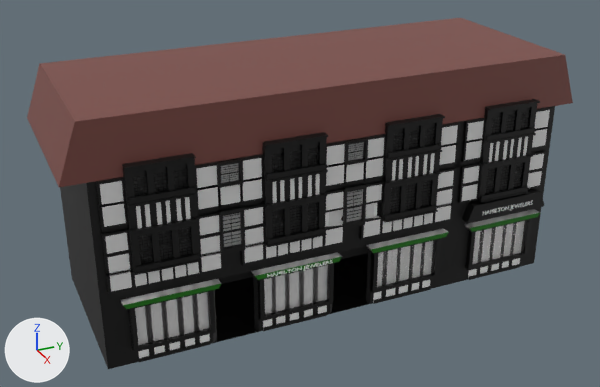
Two versions of the glTF model src/components/objects/Hjewelers/Hjewelers.gltf, one commit apart.
Rendered twice from a 50 mm camera at (119.7, -234.1, 110.0) aimed at (-52.1, -156.8, 24.1). Arrows for +X, +Y and +Z are at lower left; the lights stay in place. Where no turn or scale is listed for an object, it has been applied to the vertices.

In view in the first picture: 'Hjewelers'.
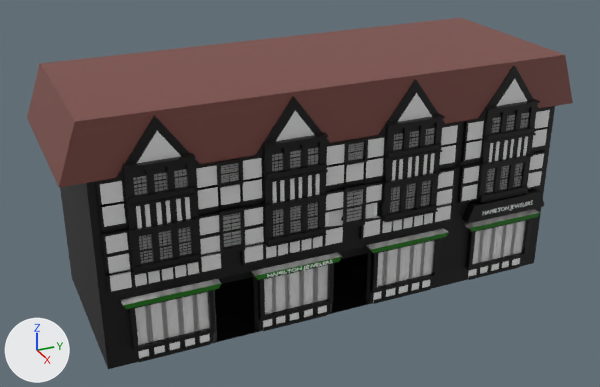
The newer file is also rescaled (x0.962), turned or shifted as a whole; pictures and numbers use the older file's frame.

Pixel boxes (x1, y1, x2, y2) of what changed, in the pictures (600 x 387 px):
'Hjewelers', surface changed (black to white): (114, 63, 541, 346) in both
'Plane.002', added (black): after (116, 115, 200, 179)
'Plane.003', added (black): after (256, 96, 331, 156)
'Plane.004', added (black): after (379, 80, 446, 136)
'Plane.007', added: after (137, 131, 181, 163)
'Plane.006', added (black): after (478, 66, 539, 119)
'Plane.008', added: after (275, 111, 314, 141)
'Plane.009', added: after (397, 93, 432, 122)
'Plane.010', added: after (496, 78, 527, 106)

The change, as a list of edits to the scene's bpy script:
```text
Change mat_window_glass_002:
    remove mat_window_glass_002.transmission_weight = 1.0
Change mat_glassalpha:
    remove mat_glassalpha.transmission_weight = 1.0
Add mat_material_001:
    mat_material_001 = principled_material('Material.001')
    mat_material_001.base_color = (0.0, 0.0, 0.0)  # black #000000
Add mat_material_002:
    mat_material_002 = principled_material('Material.002')
    mat_material_002.base_color = (0.8, 0.8, 0.8)  # white #e7e7e7
Add me_plane_010:
    me_plane_010.from_pydata([(0.07, -4.93, -8.06), (0.07, 4.2, -8.06), (0.07, -0.37, -1.86), (0.81, -0.37, -1.86), (0.81, -4.93, -8.06), (0.81, 4.2, -8.06)], [], [(0, 2, 1), (1, 2, 3), (1, 3, 5), (0, 1, 5), (0, 5, 4), (2, 0, 4), (2, 4, 3), (4, 5, 3)])
    for i in [7]: me_plane_010.polygons[i].material_index = 1
    me_plane_010.materials.append(mat_material_001)  # black #000000
    me_plane_010.materials.append(mat_material_002)  # white #e7e7e7
Add me_plane_006:
    me_plane_006.from_pydata([(0.1, -9.4, -15.3), (0.1, 8.0, -15.3), (0.1, -0.7, -3.5), (1.5, -0.7, -3.5), (1.5, -9.4, -15.3), (1.5, 8.0, -15.3)], [], [(0, 2, 1), (4, 5, 3), (1, 2, 3), (1, 3, 5), (0, 1, 5), (0, 5, 4), (2, 0, 4), (2, 4, 3)])
    me_plane_006.materials.append(mat_material_001)  # black #000000
Add ob_plane_010:
    ob_plane_010 = bpy.data.objects.new('Plane.010', me_plane_010)
    ob_plane_010.location = (-32.3, -110.6, 55.5)
Add ob_plane_009:
    ob_plane_009 = bpy.data.objects.new('Plane.009', me_plane_010.copy())
    ob_plane_009.location = (-32.3, -137.4, 55.5)
Add ob_plane_008:
    ob_plane_008 = bpy.data.objects.new('Plane.008', me_plane_010.copy())
    ob_plane_008.location = (-32.3, -166.8, 55.5)
Add ob_plane_007:
    ob_plane_007 = bpy.data.objects.new('Plane.007', me_plane_010.copy())
    ob_plane_007.location = (-32.3, -196.3, 55.5)
Add ob_plane_006:
    ob_plane_006 = bpy.data.objects.new('Plane.006', me_plane_006)
    ob_plane_006.location = (-33.3, -110.4, 60.0)
Add ob_plane_004:
    ob_plane_004 = bpy.data.objects.new('Plane.004', me_plane_006.copy())
    ob_plane_004.location = (-33.3, -137.1, 60.0)
Add ob_plane_003:
    ob_plane_003 = bpy.data.objects.new('Plane.003', me_plane_006.copy())
    ob_plane_003.location = (-33.3, -166.5, 60.0)
Add ob_plane_002:
    ob_plane_002 = bpy.data.objects.new('Plane.002', me_plane_006.copy())
    ob_plane_002.location = (-33.3, -196.1, 60.0)
```
